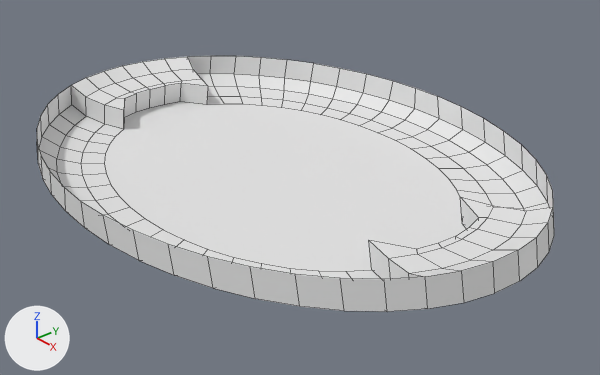
Renders of the Blender file Assets/Models/level.blend from each side of a commit.
Before and after are seen from a 50 mm lens placed at (11.31, -9.25, 7.02), pointed at (0.56, 0.17, -0.2). Every picture has the same lights, and +X, +Y and +Z are marked at lower left. Mesh edges are drawn as thin lines.
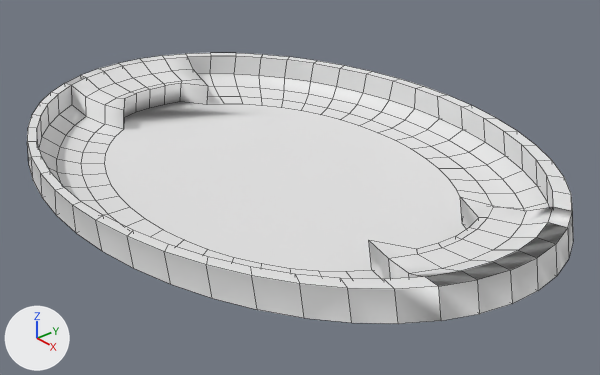
Commit message: update for level-walls

What the commit changed:
me_torus is used by ob_torus; location (0.0, 0.0, 0.5); scale (4.66, 3.32, 2.07).
me_torus had 257 vertices, 211 faces and spanned x -1.2..1.22, y -1.22..1.22, z -0.26..0.11.
me_torus now has 368 vertices, 375 faces and spans x -1.26..1.28, y -1.27..1.28, z -0.27..0.12.
Part 1, on me_torus:
6 faces are deleted.
78 vertices are added at x -1.26..1.26, y -1.27..1.28, z -0.27..0.12.
20 new vertices lie (0.02, 0.0, -0.25) away from vertices in x 0.16..1.26, y -1.26..1.27, z 0.12.
13 new vertices lie (0.02, 0.0, 0.25) away from vertices in x -1.26..-0.76, y -1.01..1.01, z -0.13.
170 new faces join them.

Pixel boxes (x1, y1, x2, y2) of what changed, in the pictures (600 x 375 px):
'Torus', reshaped: before (37, 56, 554, 312); after (27, 53, 573, 324)
part 1 of me_torus, built on: before (425, 207, 554, 309); after (27, 53, 573, 324)
